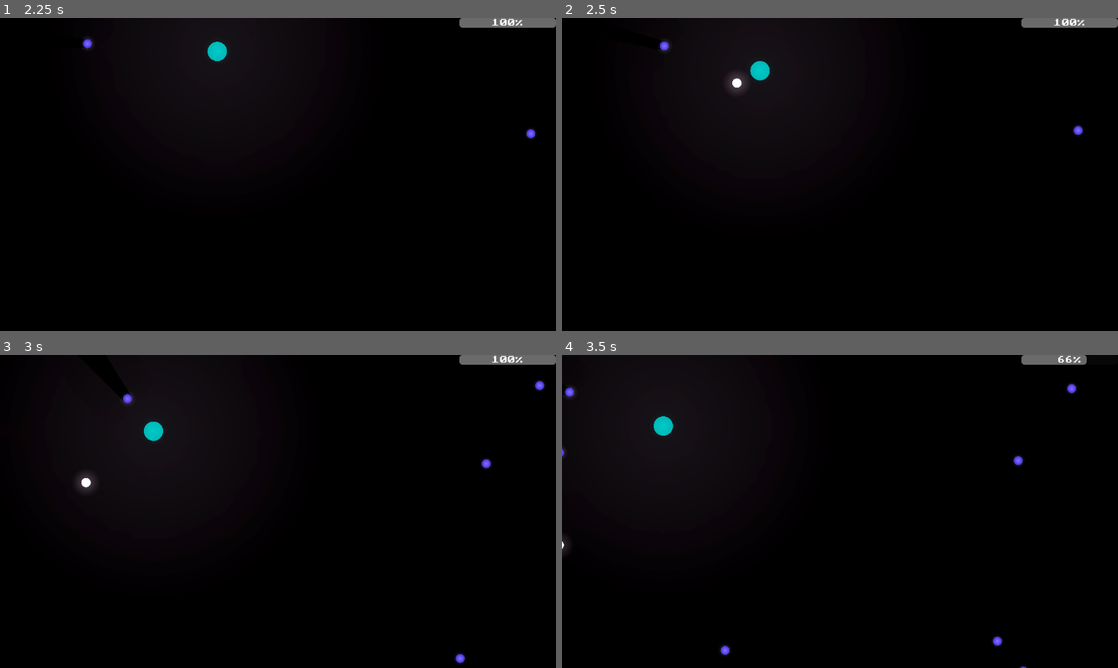
Above: before the commit, frames 1-4 (two rows, left to right).
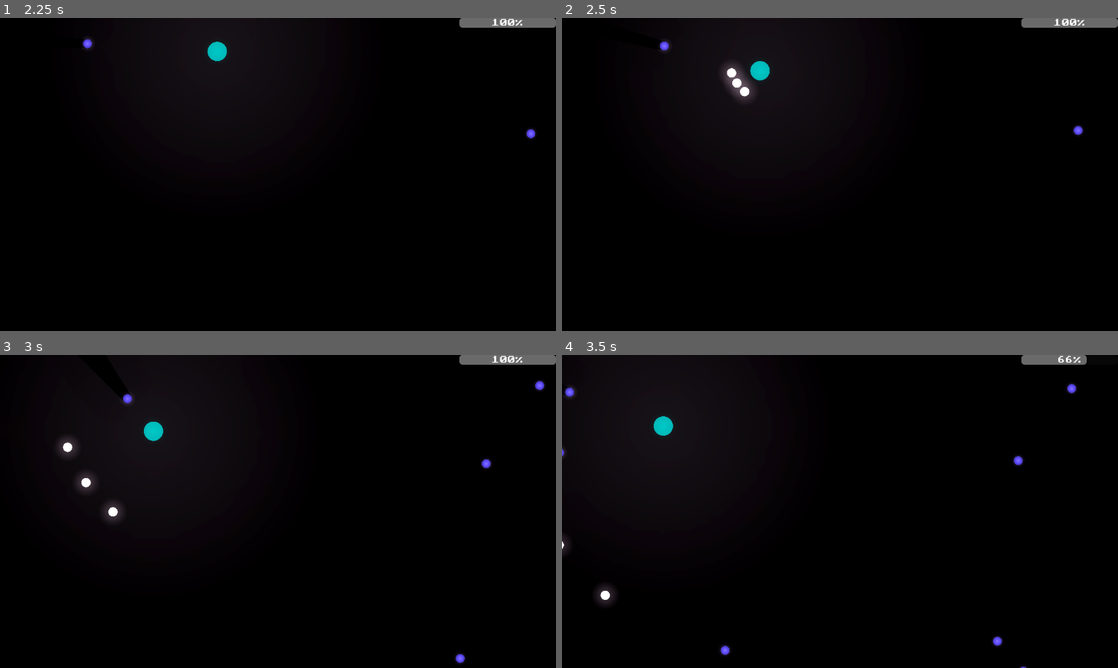
Above: after the commit, the same moments.

Repository: Iviv122/safe_to_scare
Game: Godot game, scene res://main.tscn
The game is run twice, just before and just after one commit, with the same random seed, the same clock (stepped at 60 frames per second) and the same inputs.
Inputs (mouse positions are in pixels of both pictures, inside the frame that each line leads up to):
- Up to frame 1 (2.25 s): tap Enter at 0.5 s; move the mouse to (250, 237) at 0.52 s; hold A (a) 0.53-1.28 s; hold Up 0.53-2.03 s; tap D (d) at 0.8, 1.35 s; move the mouse to (444, 221) at 1.27 s; tap S (s) at 1.55 s; move the mouse to (111, 127) at 2.02 s; hold Left from 2.03 s (still down); hold S (s) from 2.03 s (still down)
- Up to frame 2 (2.5 s): keep holding Left; keep holding S (s); click (673, 127) at 2.3 s
- Up to frame 3 (3 s): keep holding Left; move the mouse to (305, 511) at 2.77 s; release S (s) at 2.78 s; click (305, 511) at 2.85 s
- Up to frame 4 (3.5 s): keep holding Left; tap W (w) at 3.05 s

Frame 1 is identical in both runs. In frame 2, 0.3% of the frame differs, in the area x 28-35%, y 14-27%; in frame 3, 0.3%, in the area x 10-22%, y 26-54%; in frame 4, 0.2%.

Commit message:
multishot weapons

Diff:
--- a/assets/globals/inventory_instance.tscn
+++ b/assets/globals/inventory_instance.tscn
@@ -1,11 +1,11 @@
 [gd_scene load_steps=4 format=3 uid="uid://ck4nys37e6wca"]
 
 [ext_resource type="Script" uid="uid://daygoe25gqhhq" path="res://objects/player/stats/player_inventory.gd" id="1_61k8r"]
-[ext_resource type="Resource" uid="uid://cjtshx4eqbmxg" path="res://assets/weapons/pistol.tres" id="2_tbdtr"]
+[ext_resource type="Resource" uid="uid://c3jf3etdvvtiq" path="res://assets/weapons/shotgun.tres" id="2_uib4w"]
 [ext_resource type="Resource" uid="uid://caq34i3pyskbr" path="res://assets/globals/player_pos.tres" id="3_uib4w"]
 
 [node name="InventoryInstance" type="Node"]
 script = ExtResource("1_61k8r")
-weapon = ExtResource("2_tbdtr")
+weapon = ExtResource("2_uib4w")
 player_node = ExtResource("3_uib4w")
 metadata/_custom_type_script = "uid://daygoe25gqhhq"
--- a/assets/prefabs/character.tscn
+++ b/assets/prefabs/character.tscn
@@ -5,7 +5,7 @@
 [ext_resource type="Script" uid="uid://dreu4tk4en3i5" path="res://objects/player/body/blicking_light.gd" id="3_jj5up"]
 
 [sub_resource type="CircleShape2D" id="CircleShape2D_0xm2m"]
-radius = 60.74537
+radius = 38.470768
 
 [sub_resource type="Gradient" id="Gradient_b5nef"]
 offsets = PackedFloat32Array(0, 0.64666665)
--- /dev/null
+++ b/assets/weapons/shotgun.tres
@@ -0,0 +1,8 @@
+[gd_resource type="Resource" script_class="TripleShotWeapon" load_steps=3 format=3 uid="uid://c3jf3etdvvtiq"]
+
+[ext_resource type="Script" uid="uid://bml1kcrqttqpe" path="res://objects/weapons/triple_shot_weapon.gd" id="1_1aqo7"]
+[ext_resource type="PackedScene" uid="uid://dvu8namiqea5i" path="res://assets/prefabs/projectiles/PlayerBullet.tscn" id="1_15uhs"]
+
+[resource]
+script = ExtResource("1_1aqo7")
+projectile = ExtResource("1_15uhs")
--- /dev/null
+++ b/objects/weapons/triple_shot_weapon.gd
@@ -0,0 +1,22 @@
+extends Weapon
+class_name TripleShotWeapon
+
+@export var angle : float = 15
+@export var projectiles : int = 3
+
+func shoot(_self : Node2D) -> void:
+	var shots = floor(projectiles)/2
+	for i in range(-shots,shots+1):
+		var bul : Projectile = projectile.instantiate()
+		var mpos = _self.get_global_mouse_position()
+		var mdir = (mpos-_self.global_position).normalized().rotated(i*deg_to_rad(angle))
+
+		bul.global_position = _self.global_position + mdir*32
+
+		if mdir == Vector2.ZERO:
+			var r = randf_range(-3,3)
+			bul.dir = Vector2(sin(r),cos(r))
+		else:
+			bul.dir = mdir
+
+		_self.get_tree().current_scene.add_child(bul)
Not shown, added: objects/weapons/triple_shot_weapon.gd.uid
